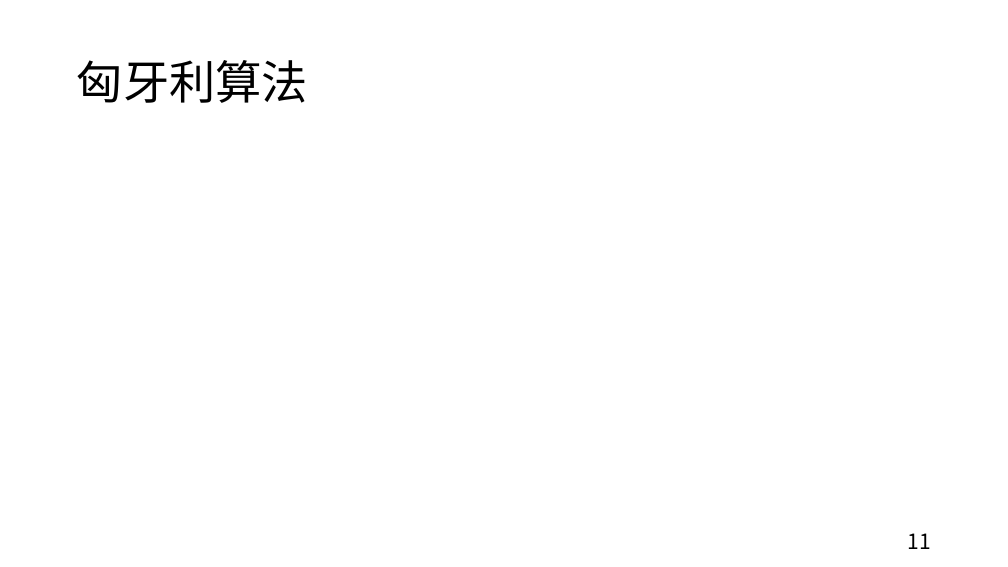
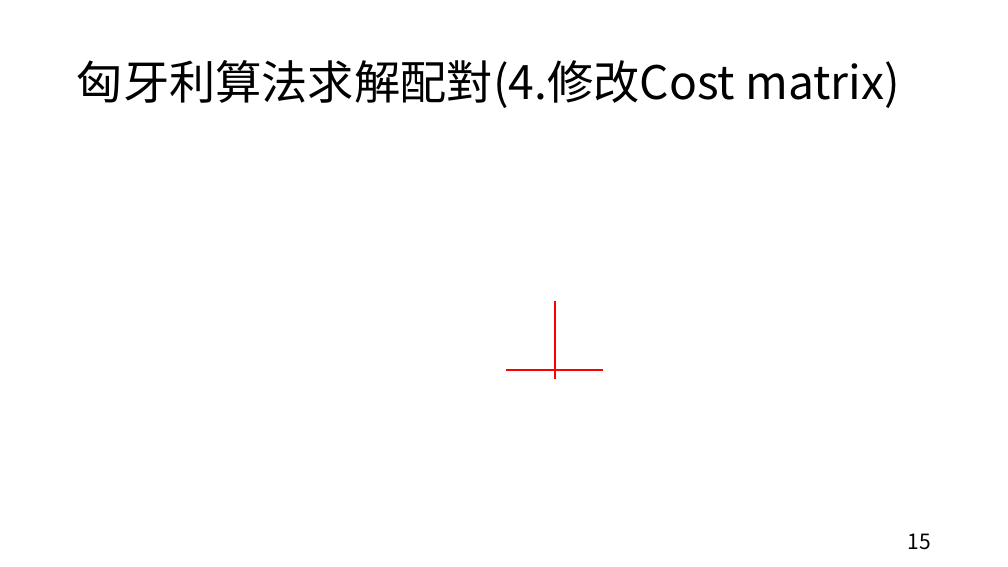
Before and after one commit to hcjohn463/Radar-tracking, a slide deck: slide 15 of proposal/0415/0415.pptx (slide 11 before the commit). Drawn at 1008x567 pixels with LibreOffice and Linux fonts; fonts in the diff are those of the drawing; grey boxes stand for pictures. Boxes give left, top, right and bottom in pixels: in the first picture for what was removed or moved away, otherwise in the second. Text is boxed around its words. In the diff, an @@ line names an element or a change of style, - is before the commit and + after.

```diff
--- a/proposal/0415/0415.pptx
+++ b/proposal/0415/0415.pptx
@@ title at (77, 60, 900, 108): text changed @@
-匈牙利算法
+匈牙利算法求解配對(4.修改Cost matrix)
@@ line added from (556, 301) to (556, 379), #FF0000 1.5 pt @@
@@ line added from (507, 370) to (603, 370), #FF0000 1.5 pt @@
@@ text at (908, 533, 931, 550): text changed @@
-11
+15
```
Also in this commit, not shown: 8 other slides changed, 8 slides added, 2 slides removed, 15 other files.
